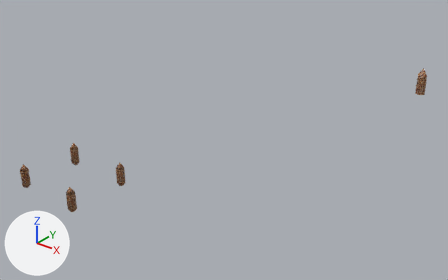
An edit to the Blender file media/trunk/tracks/fortmagma/FortMagma.blend, drawn before and after from the same camera.
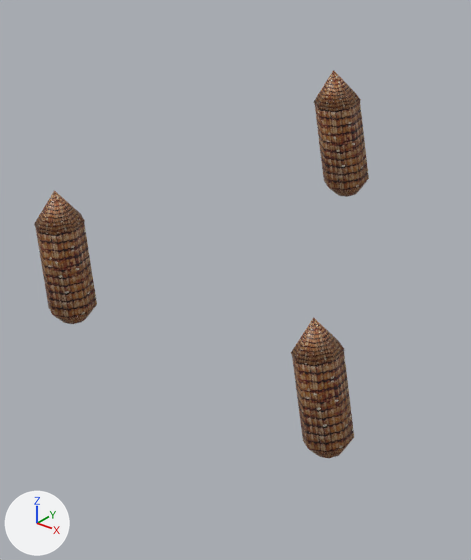
The first picture shows the older version from a 50 mm lens placed at (473.0, -400.0, 408.0), pointed at (-34.0, 233.0, 15.0). The close-ups show the older and then the newer version on the part from 3% to 22% of the width and 46% to 82% of the height of that picture. Only the edits that show in the close-ups are written down. Lighting does not change. The marker at lower left points along +X, +Y and +Z. The same objects are shown in both versions, whatever each file hides.
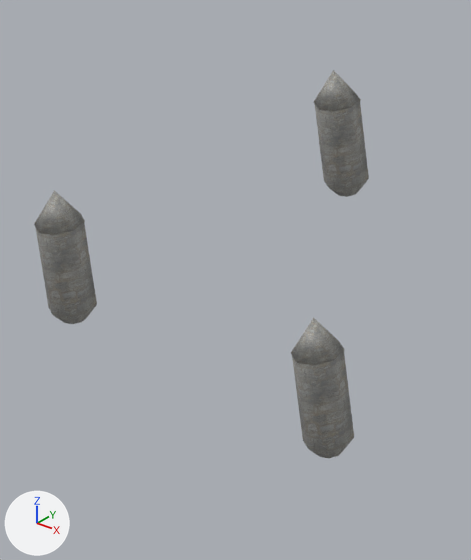
Changed parts and their boxes [x1, y1, x2, y2] in the close-ups (471 x 560 px):
'Circle.029', recoloured (brown to grey)
    both: [291, 317, 354, 458]
'Circle.028', recoloured (brown to grey)
    both: [34, 190, 97, 324]
'Circle.027', recoloured (brown to grey)
    both: [314, 70, 369, 197]

Edits to the bpy script that builds the scene:
```text
Change me_circle_032:
    where me_circle_032.from_pydata(...)  # 41 vertices, 32 faces; spans x -5.2..5.2, y -5.2..5.2, z -3.0..27.7
    remove me_circle_032.materials.append(mat_roof_jpg)  # picture img_roof_jpg
    add me_circle_032.materials.append(mat_castelwall_jpg)  # picture img_castelwall_jpg
Change me_circle_031:
    where me_circle_031.from_pydata(...)  # 41 vertices, 32 faces; spans x -5.2..5.2, y -5.2..5.2, z -3.0..27.7
    remove me_circle_031.materials.append(mat_roof_jpg)  # picture img_roof_jpg
    add me_circle_031.materials.append(mat_castelwall_jpg)  # picture img_castelwall_jpg
Change me_circle_030:
    where me_circle_030.from_pydata(...)  # 41 vertices, 32 faces; spans x -5.2..5.2, y -5.2..5.2, z -3.0..27.7
    remove me_circle_030.materials.append(mat_roof_jpg)  # picture img_roof_jpg
    add me_circle_030.materials.append(mat_castelwall_jpg)  # picture img_castelwall_jpg
```
